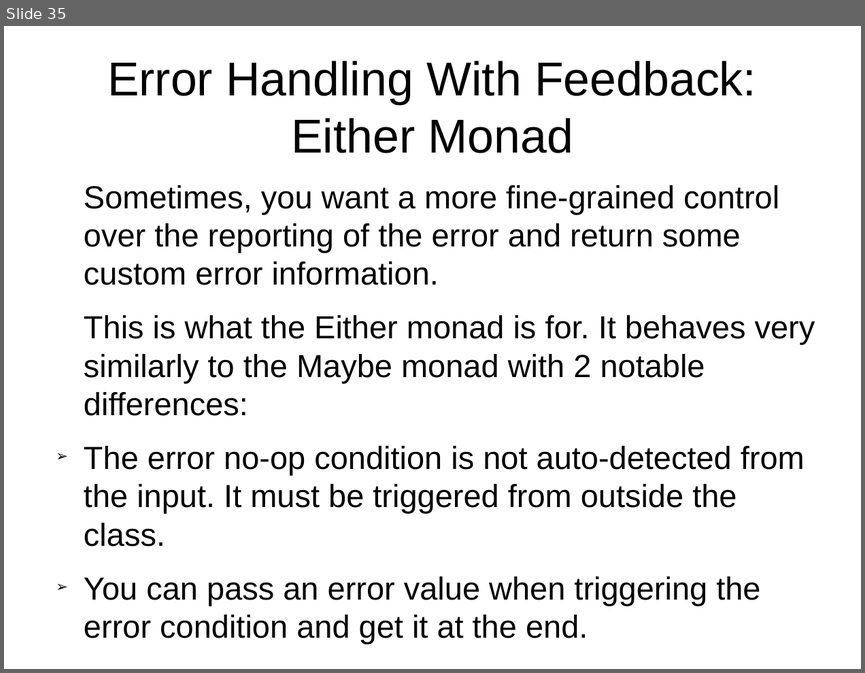
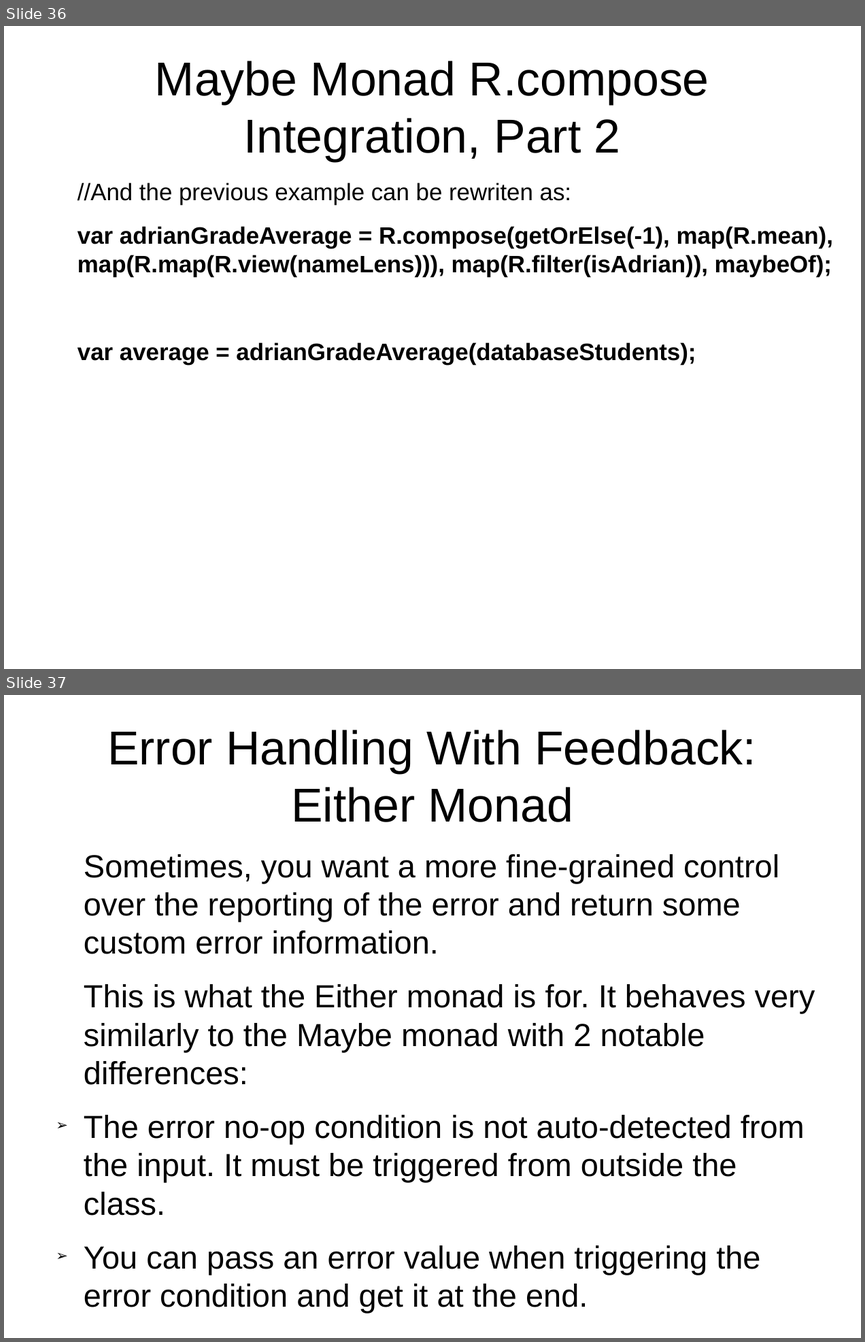
Before and after one commit to Magnitus-/FunctionalJsPresentation, a slide deck: Slides.odp. Shown one above the other, each under a label of ours: slide 35 before the commit, slides 36 and 37 after it. The pictures are 865x673 and 865x1342 pixels, drawn with LibreOffice and Linux fonts; fonts in the diff are those of the drawing. Boxes give left, top, right and bottom in pixels: in the first picture for what was removed or moved away, otherwise in the second. Text is boxed around its words. In the diff, an @@ line names an element or a change of style, - is before the commit and + after.

Commit message:
Split presentation examples across more slides

```diff
--- a/Slides.odp
+++ b/Slides.odp
@@ slide 36 added at bbox=[4, 26, 861, 669], background #FFFFFF @@
@@ title added at bbox=[155, 61, 709, 161], 44 pt, text #000000 @@
+Maybe Monad R.compose Integration, Part 2
@@ text added at bbox=[77, 182, 833, 365], 22 pt, text #000000, bold @@
+//And the previous example can be rewriten as:
+var adrianGradeAverage = R.compose(getOrElse(-1), map(R.mean), map(R.map(R.view(nameLens))), map(R.filter(isAdrian)), maybeOf);
+var average = adrianGradeAverage(databaseStudents);
@@ what was slide 35 is now slide 37 @@
```
Also in this commit, not shown: 9 slides changed, 4 other slides added.
